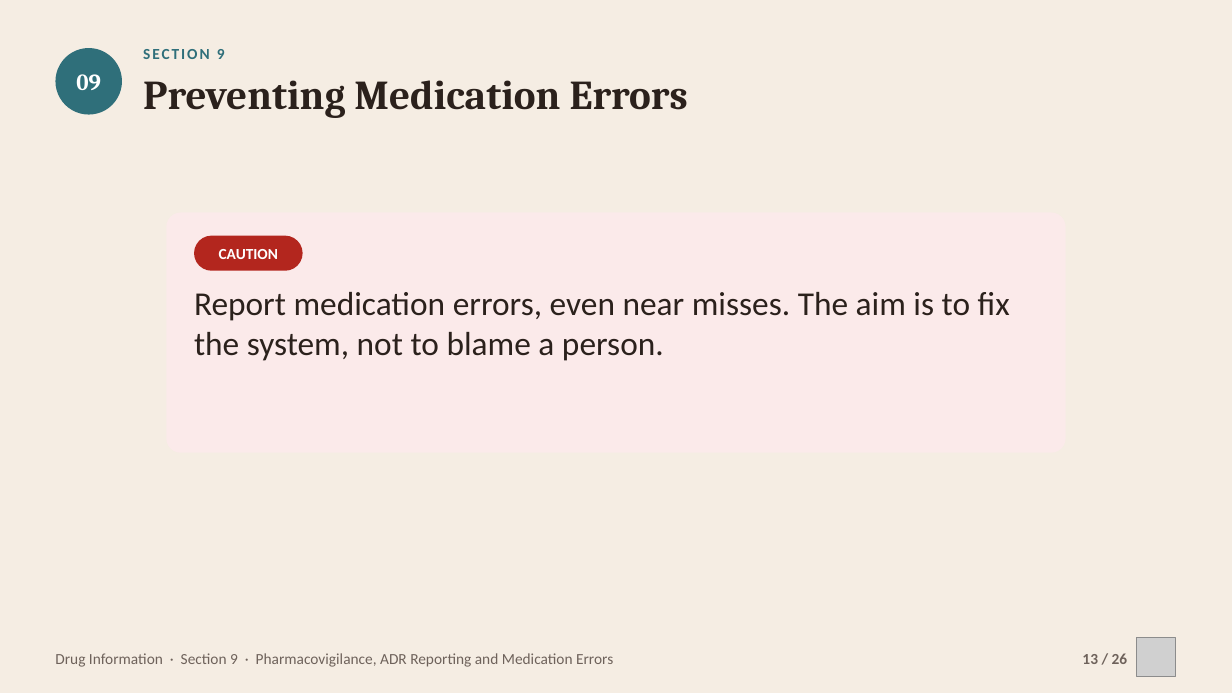
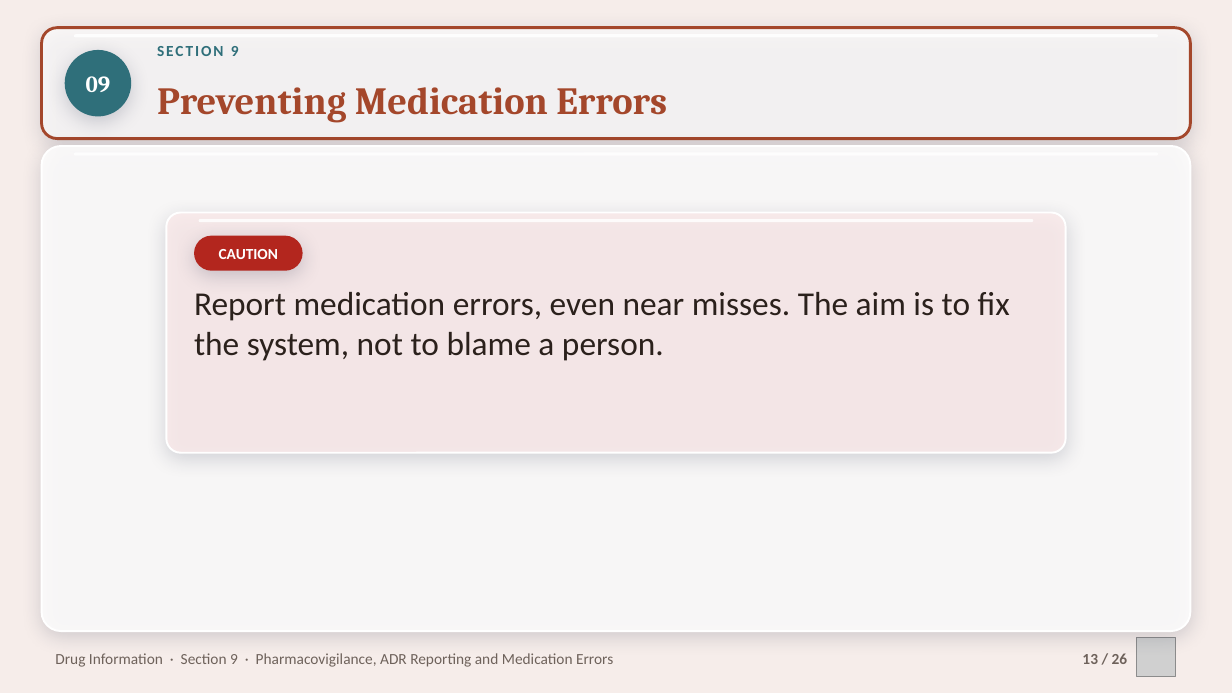
Before and after one commit to drrefaat18-ops/yasser, a slide deck: slide 13 of projects/drug-information-practical/slides/ch09-pharmacovigilance-medication-errors.pptx. Drawn at 1232x693 pixels with LibreOffice and Linux fonts; fonts in the diff are those of the drawing; grey boxes stand for pictures; background and template pictures are left out. Boxes give left, top, right and bottom in pixels: in the first picture for what was removed or moved away, otherwise in the second. Text is boxed around its words. In the diff, an @@ line names an element or a change of style, - is before the commit and + after.

```diff
--- a/projects/drug-information-practical/slides/ch09-pharmacovigilance-medication-errors.pptx
+++ b/projects/drug-information-practical/slides/ch09-pharmacovigilance-medication-errors.pptx
@@ background #F5EDE3 to picture (left out) @@
@@ rounded rectangle added at (42,28,1190,139), fill #FFFFFF at 70% opacity, outline #A4472B 2.25 pt @@
@@ ellipse "09" at (65,50,131,116): shadow on @@
@@ ellipse "09": place and size @@
-ellipse "09" at (55,48,122,115)
+ellipse "09" at (65,50,131,116)
@@ rounded rectangle added at (74,34,1158,38), fill #FFFFFF at 85% opacity @@
@@ text "SECTION 9": place and size @@
-text "SECTION 9" at (143,49,225,59)
+text "SECTION 9" at (157,46,239,56)
@@ text "Preventing Medication Errors": place and size @@
-text "Preventing Medication Errors" at (143,80,688,118)
+text "Preventing Medication Errors" at (157,87,667,123)
@@ text "Preventing Medication Errors" at (157,87,667,123): size 32 to 30 pt, text colour #2B211C to #A4472B; vertical alignment top to middle @@
@@ rounded rectangle added at (42,146,1190,631), fill #FFFFFF at 84% opacity, outline #FFFFFF 1.5 pt @@
@@ rounded rectangle added at (74,152,1158,156), fill #FFFFFF at 85% opacity @@
@@ rounded rectangle at (166,213,1066,453): fill #FBEAEA to #FBEAEA at 80% opacity; outline none to #FFFFFF 1.5 pt; shadow on @@
@@ rounded rectangle "CAUTION" at (194,236,303,271): shadow on @@
@@ rounded rectangle added at (199,219,1033,223), fill #FFFFFF at 85% opacity @@
```
Also in this commit, not shown: 23 other slides changed, 13 other files.
